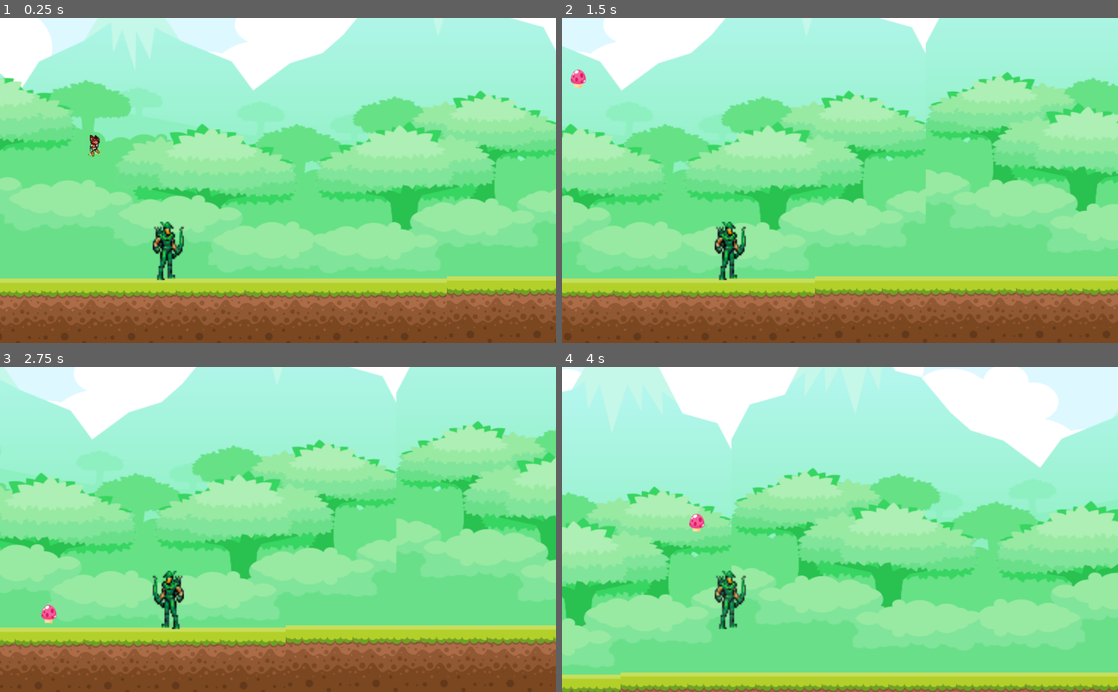
Above: before the commit, frames 1-4 (two rows, left to right).
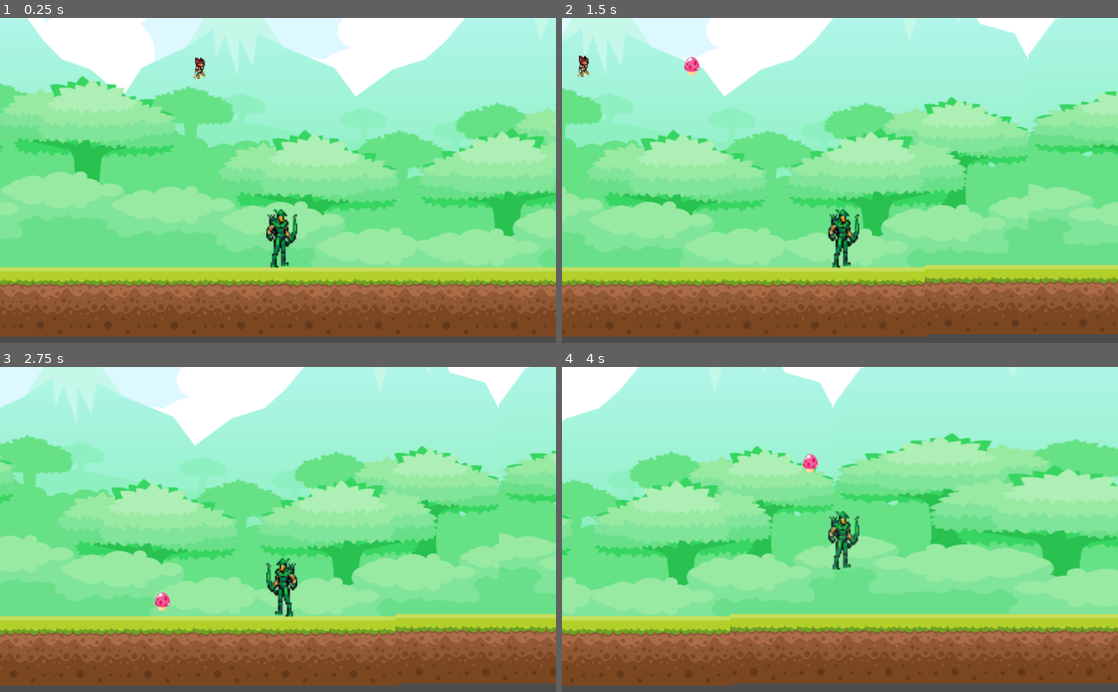
Above: after the commit, the same moments.

Repository: CC-SI/Game_lendas_corrompidas
Game: Godot game, scene res://src/Cenas/Cenario Testes/Cenario Testes.tscn
The game is run twice, just before and just after one commit, with the same random seed, the same clock (stepped at 60 frames per second) and the same inputs.
Inputs:
- Up to frame 1 (0.25 s): no input
- Up to frame 2 (1.5 s): tap Enter (ui_accept) at 0.5, 0.77 s; hold Right (ui_right) from 0.53 s (still down); tap Q (atirar) at 0.6 s; tap F (dash) at 1.35 s
- Up to frame 3 (2.75 s): tap Enter (ui_accept) at 1.52 s; release Right (ui_right) at 2.03 s; hold Left (ui_left) from 2.03 s (still down); tap R (mordida) at 2.1 s
- Up to frame 4 (4 s): release Left (ui_left) at 2.78 s; hold Right (ui_right) from 2.78 s (still down); tap V (uivo) at 2.85 s; tap Enter (ui_accept) at 3.02, 3.77 s; tap Q (atirar) at 3.6 s

The runs differ from the first frame. In frame 1, 51% of the frame differs, in the area x 0-100%, y 0-100%; in frame 2, 51%; in frame 3, 51%; in frame 4, 72%.

Commit message:
update: configurando camera2d

Diff:
--- a/src/Cenas/Cenario Testes/Cenario Testes.tscn
+++ b/src/Cenas/Cenario Testes/Cenario Testes.tscn
@@ -15,88 +15,89 @@
 [node name="CenarioTestes" type="Node2D"]
 
 [node name="Fundo" type="Sprite" parent="."]
-position = Vector2( 569.5, 13.5 )
+position = Vector2( 564.5, 167.999 )
 scale = Vector2( 1.497, 1.12933 )
 texture = ExtResource( 3 )
 
 [node name="Fundo2" type="Sprite" parent="."]
-position = Vector2( 2058, -21 )
-scale = Vector2( 1.497, 1.12933 )
+position = Vector2( 2387.75, 145 )
+scale = Vector2( 2.1665, 1.16 )
 texture = ExtResource( 3 )
 flip_h = true
 
 [node name="Chao" type="StaticBody2D" parent="."]
+position = Vector2( 8, 120 )
 
 [node name="2" type="Sprite" parent="Chao"]
-position = Vector2( 53, 412 )
+position = Vector2( 53, 414 )
 texture = ExtResource( 1 )
 
 [node name="3" type="Sprite" parent="Chao"]
-position = Vector2( 176, 412 )
+position = Vector2( 176, 414 )
 texture = ExtResource( 1 )
 
 [node name="4" type="Sprite" parent="Chao"]
-position = Vector2( 301, 412 )
+position = Vector2( 301, 414 )
 texture = ExtResource( 1 )
 
 [node name="5" type="Sprite" parent="Chao"]
-position = Vector2( 423, 412 )
+position = Vector2( 423, 414 )
 texture = ExtResource( 1 )
 
 [node name="6" type="Sprite" parent="Chao"]
-position = Vector2( 546, 412 )
+position = Vector2( 546, 414 )
 texture = ExtResource( 1 )
 
 [node name="7" type="Sprite" parent="Chao"]
-position = Vector2( 671, 412 )
+position = Vector2( 671, 414 )
 texture = ExtResource( 1 )
 
 [node name="8" type="Sprite" parent="Chao"]
-position = Vector2( 799, 412 )
+position = Vector2( 799, 414 )
 texture = ExtResource( 1 )
 
 [node name="9" type="Sprite" parent="Chao"]
-position = Vector2( 924, 412 )
+position = Vector2( 924, 414 )
 texture = ExtResource( 1 )
 
 [node name="10" type="Sprite" parent="Chao"]
-position = Vector2( 1049, 412 )
+position = Vector2( 1049, 414 )
 texture = ExtResource( 1 )
 
 [node name="11" type="Sprite" parent="Chao"]
-position = Vector2( 1170, 408 )
+position = Vector2( 1170, 410 )
 texture = ExtResource( 1 )
 
 [node name="12" type="Sprite" parent="Chao"]
-position = Vector2( 1293, 408 )
+position = Vector2( 1293, 410 )
 texture = ExtResource( 1 )
 
 [node name="13" type="Sprite" parent="Chao"]
-position = Vector2( 1418, 408 )
+position = Vector2( 1418, 410 )
 texture = ExtResource( 1 )
 
 [node name="14" type="Sprite" parent="Chao"]
-position = Vector2( 1540, 408 )
+position = Vector2( 1540, 410 )
 texture = ExtResource( 1 )
 
 [node name="15" type="Sprite" parent="Chao"]
-position = Vector2( 1663, 408 )
+position = Vector2( 1663, 410 )
 texture = ExtResource( 1 )
 
 [node name="16" type="Sprite" parent="Chao"]
-position = Vector2( 1788, 408 )
+position = Vector2( 1788, 410 )
 texture = ExtResource( 1 )
 
 [node name="17" type="Sprite" parent="Chao"]
-position = Vector2( 1916, 408 )
+position = Vector2( 1916, 410 )
 texture = ExtResource( 1 )
 
 [node name="18" type="Sprite" parent="Chao"]
-position = Vector2( 2039, 408 )
+position = Vector2( 2039, 410 )
 texture = ExtResource( 1 )
 
 [node name="19" type="Sprite" parent="Chao"]
-position = Vector2( 2164, 408 )
+position = Vector2( 2164, 410 )
 texture = ExtResource( 1 )
 
 [node name="CollisionShape2D" type="CollisionShape2D" parent="Chao"]
@@ -104,23 +105,24 @@
 shape = SubResource( 1 )
 
 [node name="Parede Esquerda" type="StaticBody2D" parent="."]
+position = Vector2( -11, 119 )
 
 [node name="CollisionShape2D" type="CollisionShape2D" parent="Parede Esquerda"]
 position = Vector2( 0, 171 )
 shape = SubResource( 2 )
 
 [node name="Parede Direita" type="StaticBody2D" parent="."]
-position = Vector2( 2215, 1 )
+position = Vector2( 2244, 138 )
 
 [node name="CollisionShape2D" type="CollisionShape2D" parent="Parede Direita"]
 position = Vector2( 0, 171 )
 shape = SubResource( 2 )
 
 [node name="Player" parent="." instance=ExtResource( 2 )]
-position = Vector2( 589, 284 )
+position = Vector2( 604, 404 )
 
 [node name="Morcego" parent="." instance=ExtResource( 4 )]
 position = Vector2( 432, 98 )
 
 [node name="MonstroDasCinzas" parent="." instance=ExtResource( 5 )]
-position = Vector2( 62, 305 )
+position = Vector2( 42, 431 )
--- a/src/Cenas/Player.tscn
+++ b/src/Cenas/Player.tscn
@@ -30,10 +30,6 @@
 position = Vector2( 2.5, 14.5 )
 shape = SubResource( 1 )
 
-[node name="Camera2D" type="Camera2D" parent="Player"]
-position = Vector2( 206, -116 )
-current = true
-
 [node name="Mordida" type="Area2D" parent="Player"]
 
 [node name="CollisionShape2D" type="CollisionShape2D" parent="Player/Mordida"]
@@ -50,6 +46,10 @@
 [node name="Position2D" type="Position2D" parent="Player"]
 position = Vector2( 11, -5 )
 
+[node name="Camera2D" type="Camera2D" parent="Player"]
+position = Vector2( -3, 6 )
+current = true
+
 [connection signal="body_entered" from="Player/Mordida" to="Player" method="_on_ZonaDeAtaque_body_entered"]
 [connection signal="body_exited" from="Player/Mordida" to="Player" method="_on_ZonaDeAtaque_body_exited"]
 [connection signal="body_entered" from="Player/Uivo" to="Player" method="_on_Uivo_body_entered"]
--- a/src/scripts/player.gd
+++ b/src/scripts/player.gd
@@ -23,6 +23,9 @@
 
 func _ready():
 	DadosGlobais.vidas = 3
+	$Camera2D.limit_top = 10
+	$Camera2D.limit_bottom = get_viewport().size.y
+	$Camera2D.limit_left = 0
 
 func _process(delta):
 	movePlayer()
